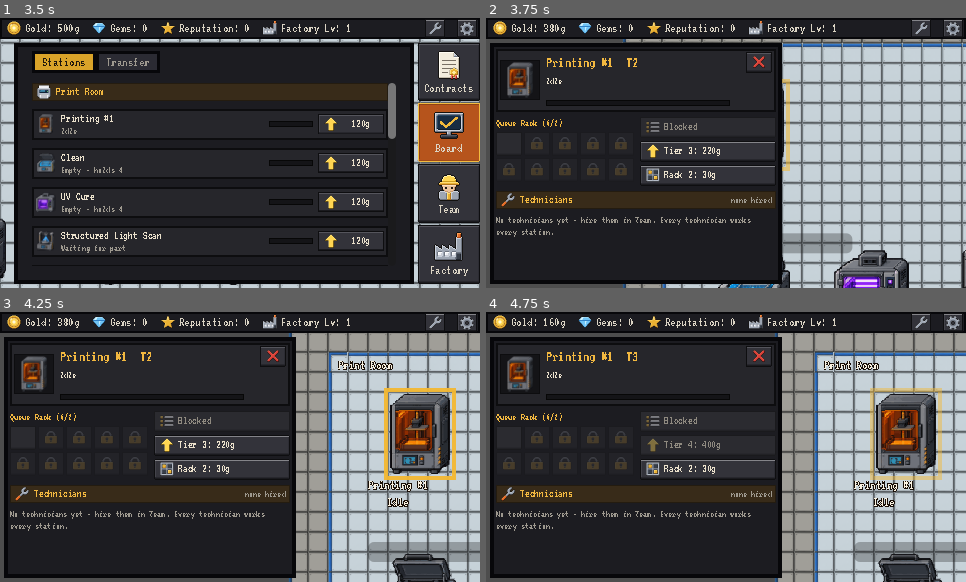
Above: before the commit, frames 1-4 (two rows, left to right).
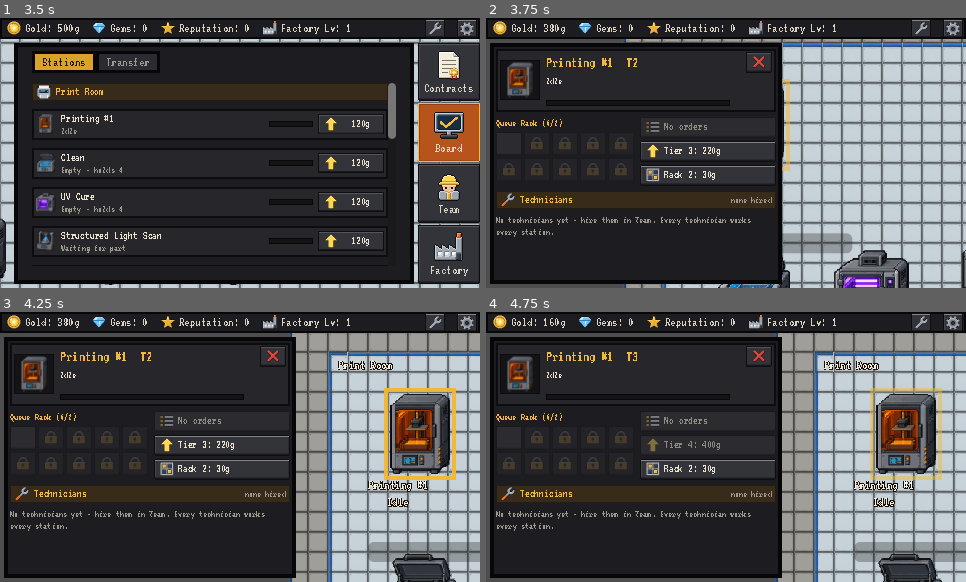
Above: after the commit, the same moments.

Repository: carverweirick/foundry-mobile-game
Game: Godot game, scene res://scenes/main.tscn
Same seed, same stepped clock (60 frames per second), same inputs: the game is played once before the commit and once after it.
Inputs (mouse positions are in pixels of both pictures, inside the frame that each line leads up to):
- Up to frame 1 (3.5 s): click (436, 28) at 0.52 s; click (465, 28) at 1.27 s; click (451, 72) at 2.02 s; click (451, 131) at 2.77 s
- Up to frame 2 (3.75 s): click "120g" at 3.5 s
- Up to frame 3 (4.25 s): no input
- Up to frame 4 (4.75 s): click "Tier 3: 220g" at 4.25 s

Frame 1 is identical in both runs. In frame 2, less than 0.1% of the frame differs, in the area x 37-47%, y 38-42%; in frame 3, less than 0.1%; in frame 4, less than 0.1%.

Commit message:
Stop parts on the NC shelf from pausing every printer; say why buttons are blocked
Station.can_start_new_work() also paused every printer once 3 flagged
parts existed anywhere - a rule from before the NC shelf, when defects
stayed at their stations. Now that every flagged part leaves the line, it
only meant parts waiting on the shelf silently stopped all production
(user: "why can i not just continue to queue parts into the system
sometimes"). Removed; the only gate left is the next station having room.

Blocked buttons now say why on their face, since a phone never shows
tooltips: the printer's Start button ("Clean full"), and the Contracts
Trial/Production buttons ("need gold", "no revert", "60% to unlock",
"all queued").

Co-Authored-By: Claude Opus 5.5 <noreply@anthropic.com>
Claude-Session: https://claude.ai/code/session_01F7cN4k6ng39WJsgFcGtTac

Diff:
--- a/autoload/game_data.gd
+++ b/autoload/game_data.gd
@@ -1027,19 +1027,10 @@
 	return counts
 
 
-## Bug fix (this session): a staffed entry station (or a player mashing
-## Queue) used to keep creating brand new Parts as fast as its timer allowed,
-## completely regardless of whether anything downstream could actually
-## absorb them - GameData.held_parts has no cap of its own, so a clogged
-## pipeline just meant an ever-growing pile of Awaiting Transfer Parts nobody
-## could route anywhere. Reported as technicians "pumping out parts
-## continuously" with "no stoppage." Every currently-flagged, unresolved
-## defect counts here - first-pass placeholder threshold, same spirit as
-## every other invented number in this file: the doc doesn't specify a
-## number, just the design intent ("too many unanswered prompts for what the
-## user wants to do about defective parts").
-const MAX_UNRESOLVED_DEFECTS_BEFORE_PAUSE: int = 3
-
+## Flagged parts anywhere in the shop (the NC shelf, plus legacy defects
+## still at a station in an old save). Only the offline recap reads it now:
+## it used to pause every printer at 3, a rule from before the NC shelf -
+## see Station.can_start_new_work().
 func count_unresolved_defects() -> int:
 	var count := 0
 	for part in active_parts:
@@ -1305,7 +1296,7 @@
 	if not can_run_production(contract.line_items[line_item_index].geometry_name):
 		return "Needs %d%% familiarity" % int(PRODUCTION_FAMILIARITY_PERCENT)
 	if production_still_needed(contract, line_item_index) <= 0:
-		return "Enough already queued"
+		return "All the parts this order still needs are queued or in production - a replacement can be queued if one is scrapped or remelted"
 	return ""
 
 
--- a/scenes/contracts_overlay.gd
+++ b/scenes/contracts_overlay.gd
@@ -780,6 +780,9 @@
 	if count > 0:
 		var total := GameData.print_orders_cost(contract, index, is_trial, virgin, count)
 		button.text = "%s x%d  %s" % [kind, count, "advanced" if total == 0 else "%dg" % total]
+	elif blocker != "":
+		# Why it can't queue, on the face - a phone never shows tooltips.
+		button.text = "%s - %s" % [kind, _blocker_short(blocker)]
 	elif covered:
 		button.text = "%s  advanced" % kind
 	else:
@@ -788,6 +791,20 @@
 	if not is_trial:
 		button.icon = UiIcons.get_icon("act_lock" if locked else "act_start")
 	button.tooltip_text = UiText.tip(about if blocker == "" else "%s\n%s" % [blocker, about])
+
+
+## A few words for a disabled queue button's face; the full sentence stays
+## in the tooltip. Keyed off GameData.print_order_blocker()'s wording.
+static func _blocker_short(blocker: String) -> String:
+	if blocker.begins_with("Not enough gold"):
+		return "need gold"
+	if blocker.begins_with("No revert"):
+		return "no revert"
+	if blocker.begins_with("Needs"):
+		return "%d%% to unlock" % int(GameData.PRODUCTION_FAMILIARITY_PERCENT)
+	if blocker.begins_with("All the parts"):
+		return "all queued"
+	return blocker
 
 
 func _on_queue_pressed(row: ContractRow, index: int, is_trial: bool) -> void:
--- a/scenes/station.gd
+++ b/scenes/station.gd
@@ -1048,23 +1048,23 @@
 
 ## Bug fix (this session): whether it's actually worth making a brand new
 ## Part right now, rather than just always saying yes whenever the active
-## slot happens to be free. Two backpressure checks, both first-pass
-## placeholders since the design doc gives no concrete numbers, just the
-## intent: don't create more work than the very next step can physically
-## absorb (next_station.can_accept_part() - its rack AND active slot both
-## full means genuinely nowhere for a new Part to go but an ever-growing
-## Awaiting Transfer pile), and don't create more work while the player
-## already has GameData.MAX_UNRESOLVED_DEFECTS_BEFORE_PAUSE-or-more flagged
-## Parts sitting unaddressed anywhere in the shop. Used by both
-## queue_new_part() (manual) and _auto_queue_if_possible() (staffed
-## entry stations) - the two only places a Part is ever conjured from
-## nothing rather than received from an upstream station.
+## slot happens to be free: don't create more work than the very next step
+## can physically absorb (next_station.can_accept_part() - its rack AND
+## active slot both full means genuinely nowhere for a new Part to go but an
+## ever-growing Awaiting Transfer pile). Used by both queue_new_part()
+## (manual) and _auto_queue_if_possible() (staffed entry stations) - the two
+## only places a Part is ever conjured from nothing rather than received
+## from an upstream station.
+##
+## There used to be a second check: 3 flagged parts anywhere paused every
+## printer. That predates the NC shelf, when a defective part stayed at its
+## station and clogged the line; now every flagged part leaves the line at
+## once, so it only stopped production silently while parts waited on the
+## shelf (user report, 2026-10-18: "why can i not just continue to queue
+## parts into the system sometimes"). The shelf's own pressure is the risk
+## an undiagnosed part adds (GameData.undiagnosed_risk_multiplier()).
 func can_start_new_work() -> bool:
-	if next_station != null and not next_station.can_accept_part():
-		return false
-	if GameData.count_unresolved_defects() >= GameData.MAX_UNRESOLVED_DEFECTS_BEFORE_PAUSE:
-		return false
-	return true
+	return next_station == null or next_station.can_accept_part()
 
 
 ## Manual action: takes a READY part off the station and into GameData's
@@ -1948,7 +1948,7 @@
 	if GameData.get_active_contracts().is_empty():
 		return "Idle - no contracts" if compact else "Idle - no active contracts (accept one from Contract Offers)"
 	if not can_start_new_work():
-		return "Idle - backlog" if compact else "Idle - blocked, clear the backlog first"
+		return "Idle - %s full" % next_station.station_name if compact else "Idle - waiting for room at %s" % next_station.station_name
 	if not GameData.has_print_order():
 		return "Idle - no print orders" if compact else "Idle - no print orders (queue parts in Contracts)"
 	return "Idle"
--- a/scenes/station_detail_menu.gd
+++ b/scenes/station_detail_menu.gd
@@ -482,11 +482,16 @@
 		and _station.is_pipeline_entry and _station.current_state == Station.State.IDLE)
 	if _queue_button.visible:
 		# can_start_new_work() blocks a print when the next station has no
-		# room or too many defects are unaddressed - say so, don't just hide.
+		# room - say why on the face (a phone never shows tooltips).
 		_queue_button.disabled = not _station.can_start_new_work() or not GameData.has_print_order()
-		_queue_button.text = "Start print" if not _queue_button.disabled else "Blocked"
+		if not GameData.has_print_order():
+			_queue_button.text = "No orders"
+		elif not _station.can_start_new_work():
+			_queue_button.text = "%s full" % _station.next_station.station_name
+		else:
+			_queue_button.text = "Start print"
 		_queue_button.tooltip_text = UiText.tip("Start the next queued print order here." if not _queue_button.disabled
-			else ("No print orders - queue parts in Contracts." if not GameData.has_print_order() else "Blocked - clear the backlog downstream first."))
+			else ("No print orders - queue parts in Contracts." if not GameData.has_print_order() else "Waiting for room at %s." % _station.next_station.station_name))
 
 	# Collect whenever no technician is HERE to route it - staffed or not.
 	_collect_button.visible = (not is_automatic and _station.current_state == Station.State.READY
Not shown, changed: CLAUDE.md
Not shown, changed: docs/design_doc.md
